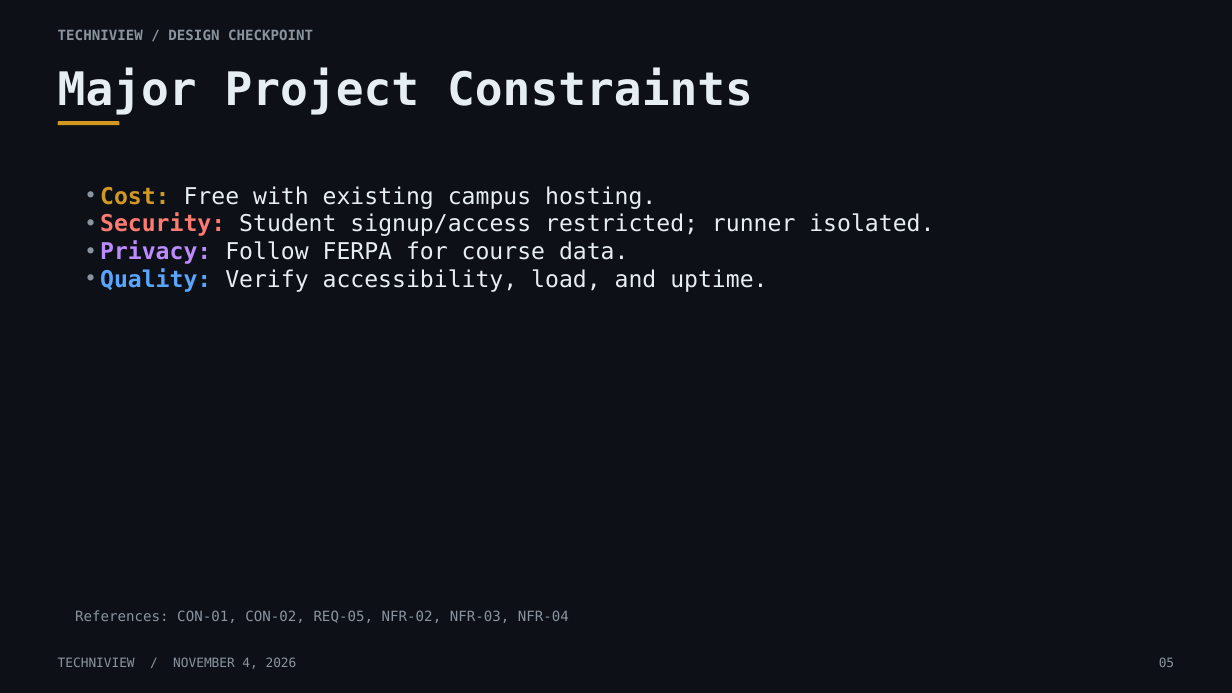
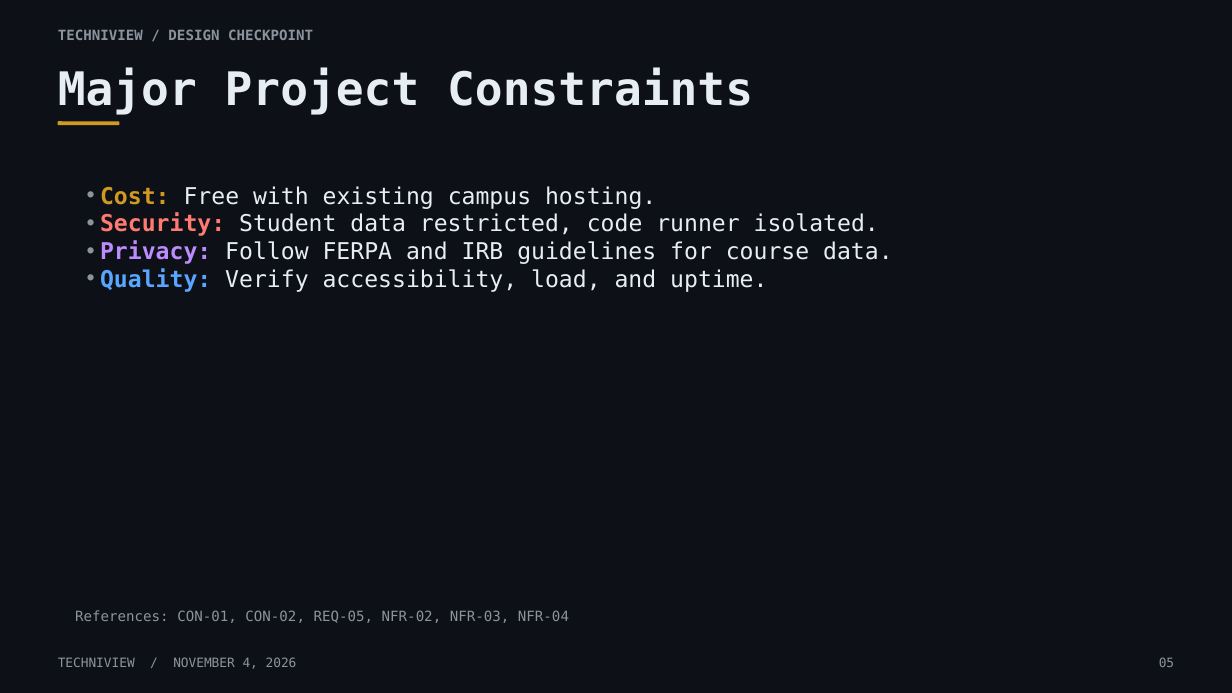
Before and after one commit to techniview/techniview, a slide deck: slide 5 of presentation/TechniView_Presentation.pptx. Drawn at 1232x693 pixels with LibreOffice and Linux fonts; fonts in the diff are those of the drawing. Boxes give left, top, right and bottom in pixels: in the first picture for what was removed or moved away, otherwise in the second. Text is boxed around its words. In the diff, an @@ line names an element or a change of style, - is before the commit and + after.

```diff
--- a/presentation/TechniView_Presentation.pptx
+++ b/presentation/TechniView_Presentation.pptx
@@ text at [100, 212, 893, 264]: text changed @@
-• Security: Student signup/access restricted; runner isolated.
-• Privacy: Follow FERPA for course data.
+• Security: Student data restricted, code runner isolated.
+• Privacy: Follow FERPA and IRB guidelines for course data.
```
Also in this commit, not shown: 11 other slides changed, 47 other files.
